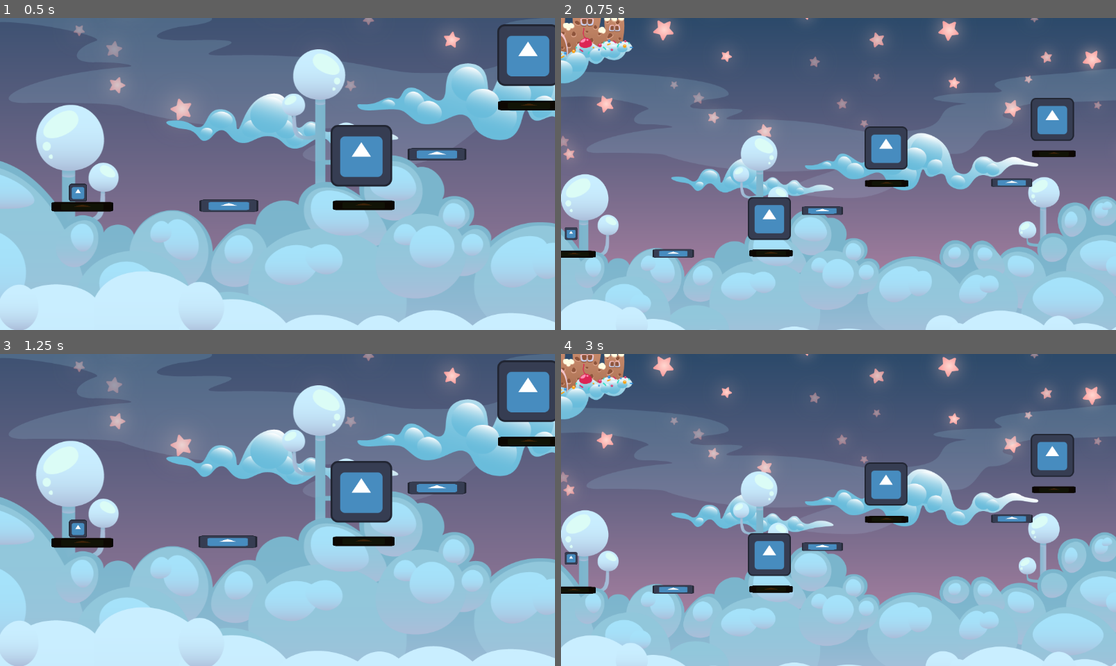
Above: before the commit, frames 1-4 (two rows, left to right).
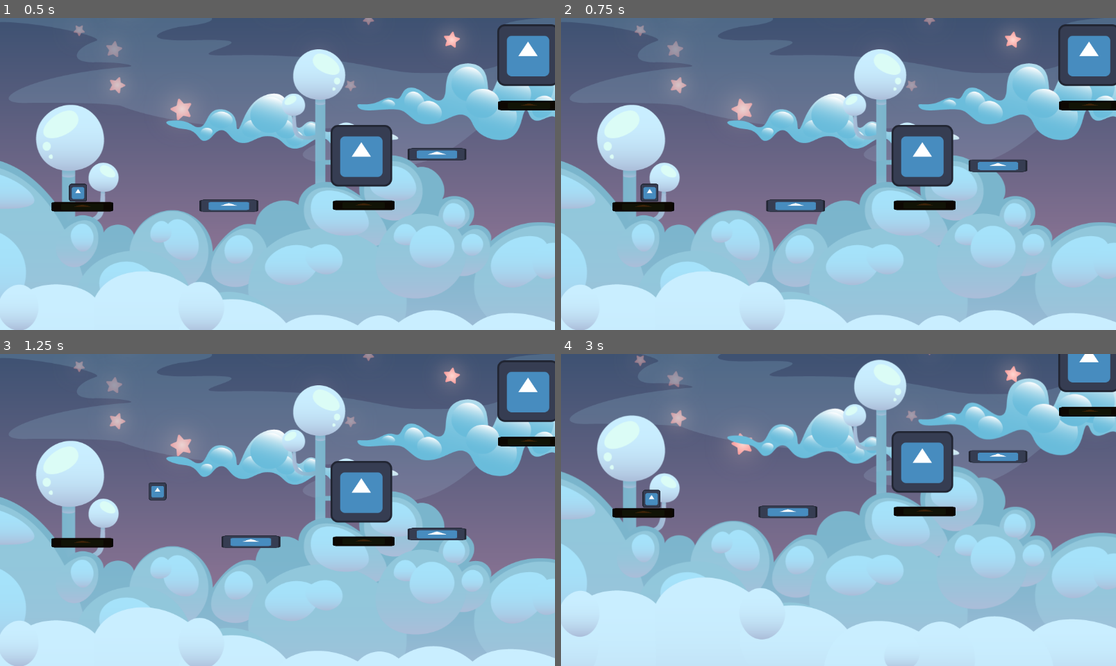
Above: after the commit, the same moments.

Repository: danigeri/Brackeys-Game-Jam
Game: Godot game, scene res://scenes/GameLoop/game_loop.tscn
Two runs of this game, one before a commit and one after it. Both use one fixed random seed, a clock stepped at 60 frames per second and the inputs below. The engine's default icon, where the game draws it, is replaced by a stand-in: a white triangle on a blue panel in a dark square.
Inputs (mouse positions are in pixels of both pictures, inside the frame that each line leads up to):
- Up to frame 1 (0.5 s): no input
- Up to frame 2 (0.75 s): move the mouse to (788, 205) at 0.52 s; hold Right (right) from 0.53 s (still down); tap G (ghost_run) at 0.6 s; click (788, 205) at 0.67 s
- Up to frame 3 (1.25 s): keep holding Right (right); tap Up (up) at 0.77, 1.07 s; tap P (player_run) at 0.8 s
- Up to frame 4 (3 s): move the mouse to (999, 488) at 1.27 s; tap P (player_run) at 1.35 s; click (999, 488) at 1.42 s; tap Up (up) at 1.52, 1.55, 1.82, 2.1 s; move the mouse to (894, 441) at 2.02 s; release Right (right) at 2.03 s; hold Left (left) 2.03-2.78 s; tap G (ghost_run) at 2.3 s; move the mouse to (1010, 519) at 2.77 s; hold Right (right) from 2.78 s (still down); click (1010, 519) at 2.85 s

Frame 1 is identical in both runs. In frame 2, 58% of the frame differs, in the area x 0-100%, y 0-100%; in frame 3, 1.7%; in frame 4, 71%.
Error after the commit: Invalid access to property or key 'finsihed' on a base object of type 'AudioStreamPlayer'. (res://scenes/GameLoop/game_loop.gd:45)

Commit message:
Curtain sfx added.

Diff:
--- a/scenes/GameLoop/game_loop.gd
+++ b/scenes/GameLoop/game_loop.gd
@@ -2,6 +2,8 @@
 
 #player trail
 const RECORD_INTERVAL := 0.3  # 1 second
+
+@export var crowd_reaction_timeout = 30.0
 
 var positions = []
 var record_timer: float = 0.0
@@ -40,6 +42,7 @@
 	#print("ready, optional_total: ", optional_total)
 
 	start_crowd_timer()
+	await SoundManager.play_sound_by_id(SoundManager.Sound.CURTAIN).finsihed
 
 
 func _input(event: InputEvent) -> void:
@@ -108,17 +111,19 @@
 		elif star.star_type == star.StarType.OPTIONAL:
 			optional_total += 1
 
+
 func start_crowd_timer() -> void:
 	var random_crowd_noise_timer := Timer.new()
 
+	add_child(random_crowd_noise_timer)
+
 	random_crowd_noise_timer.start()
-	random_crowd_noise_timer.wait_time = 10.0
+	random_crowd_noise_timer.wait_time = crowd_reaction_timeout
 	random_crowd_noise_timer.connect("timeout", _on_timer_timeout)
-
-	add_child(random_crowd_noise_timer)
 
 
 func _on_star_collected(star):
+	SoundManager.play_sound_by_id(SoundManager.Sound.STAR_PICKUP)
 	if star.star_type == star.StarType.REQUIRED:
 		required_collected += 1
 	elif star.star_type == star.StarType.OPTIONAL:
@@ -137,6 +142,7 @@
 
 
 func _trigger_ghost_mode():
+	await SoundManager.play_sound_by_id(SoundManager.Sound.CURTAIN).finsihed
 	GameEvents.set_ghost_mode(true)
 
 
--- a/scenes/KillZone/kill_zone.gd
+++ b/scenes/KillZone/kill_zone.gd
@@ -10,6 +10,7 @@
 func _on_body_entered(body: Node2D) -> void:
 	if body.is_in_group("Player"):
 		#print("colliding element: ", body)
+		await SoundManager.play_sound_by_id(SoundManager.Sound.FALL_IMPACT).finished
 		if is_ghost_mode:
 			GameEvents.set_ghost_mode(true)
 		else:
--- a/scenes/Player/player.gd
+++ b/scenes/Player/player.gd
@@ -63,10 +63,12 @@
 
 	if Input.is_action_just_pressed("ghost_run"):
 		#print("GHOST_RUN pressed")
+		await SoundManager.play_sound_by_id(SoundManager.Sound.CURTAIN).finsihed
 		GameEvents.set_ghost_mode(true)
 
 	if Input.is_action_just_pressed("player_run"):
 		#print("PLAYER_RUN pressed")
+		await SoundManager.play_sound_by_id(SoundManager.Sound.CURTAIN).finsihed
 		GameEvents.set_ghost_mode(false)
 
 	calculate_movement(delta)
